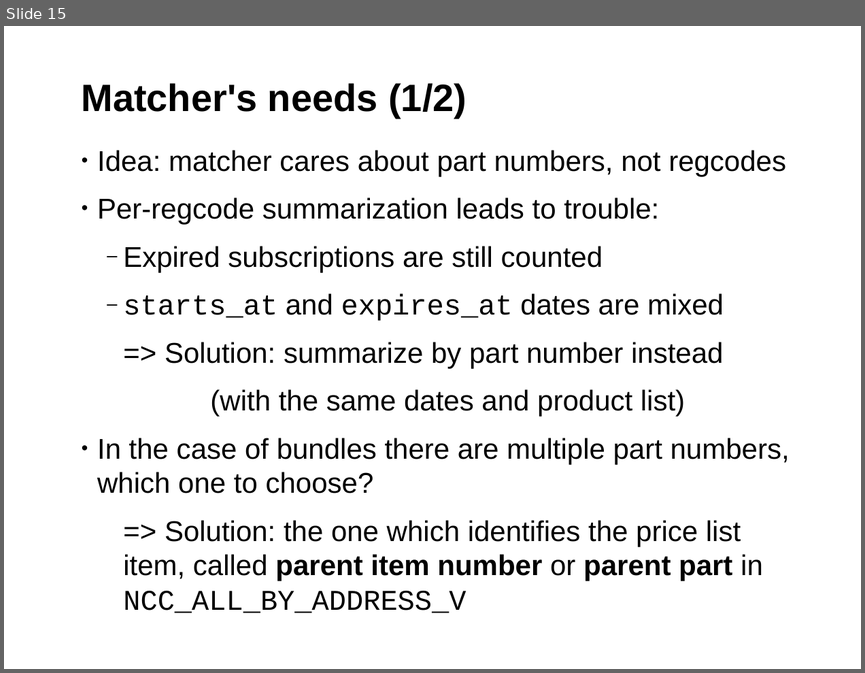
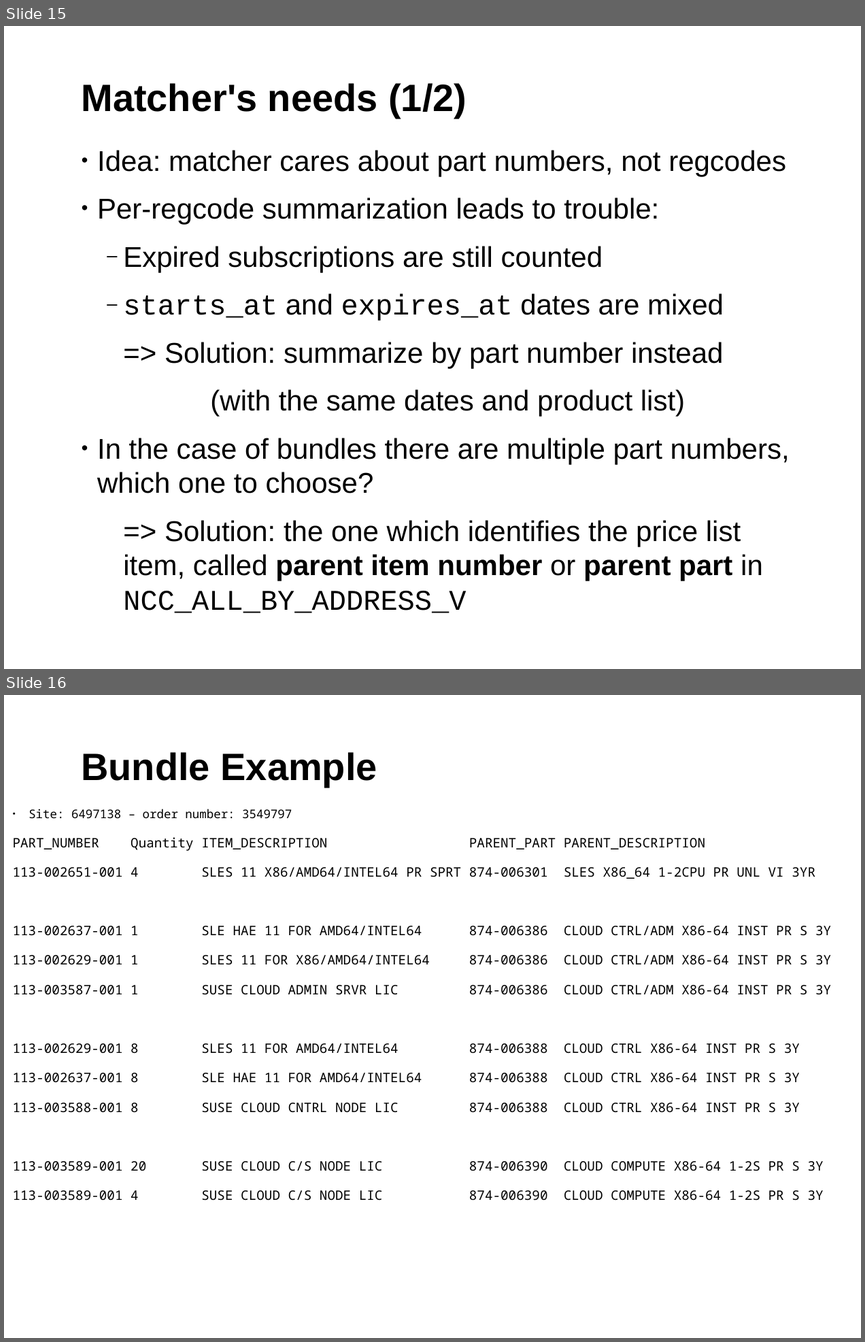
Before and after one commit to hustodemon/subscription-matcher, a slide deck: doc/SubscriptionCounting.odp. Shown one above the other, each under a label of ours: slide 15 before the commit, slides 15 and 16 after it. The pictures are 865x673 and 865x1342 pixels, drawn with LibreOffice and Linux fonts; fonts in the diff are those of the drawing; background and template pictures are left out. Boxes give left, top, right and bottom in pixels: in the first picture for what was removed or moved away, otherwise in the second. Text is boxed around its words. In the diff, an @@ line names an element or a change of style, - is before the commit and + after.

Commit message:
add example

```diff
--- a/doc/SubscriptionCounting.odp
+++ b/doc/SubscriptionCounting.odp
@@ slide 16 added at (x1=4, y1=695, x2=861, y2=1338), background #FFFFFF; not listed: 1 template element that a slide beside it also shows @@
@@ title added at (x1=81, y1=752, x2=377, y2=787), 32 pt, text #000000, bold @@
+Bundle Example
@@ text added at (x1=13, y1=809, x2=831, y2=1200), 11 pt, text #000000 @@
+• Site: 6497138 – order number: 3549797
+PART_NUMBER Quantity ITEM_DESCRIPTION PARENT_PART PARENT_DESCRIPTION
+113-002651-001 4 SLES 11 X86/AMD64/INTEL64 PR SPRT 874-006301 SLES X86_64 1-2CPU PR UNL VI 3YR
+113-002637-001 1 SLE HAE 11 FOR AMD64/INTEL64 874-006386 CLOUD CTRL/ADM X86-64 INST PR S 3Y
+113-002629-001 1 SLES 11 FOR X86/AMD64/INTEL64 874-006386 CLOUD CTRL/ADM X86-64 INST PR S 3Y
+113-003587-001 1 SUSE CLOUD ADMIN SRVR LIC 874-006386 CLOUD CTRL/ADM X86-64 INST PR S 3Y
+113-002629-001 8 SLES 11 FOR AMD64/INTEL64 874-006388 CLOUD CTRL X86-64 INST PR S 3Y
+113-002637-001 8 SLE HAE 11 FOR AMD64/INTEL64 874-006388 CLOUD CTRL X86-64 INST PR S 3Y
+113-003588-001 8 SUSE CLOUD CNTRL NODE LIC 874-006388 CLOUD CTRL X86-64 INST PR S 3Y
+113-003589-001 20 SUSE CLOUD C/S NODE LIC 874-006390 CLOUD COMPUTE X86-64 1-2S PR S 3Y
+113-003589-001 4 SUSE CLOUD C/S NODE LIC 874-006390 CLOUD COMPUTE X86-64 1-2S PR S 3Y
```
